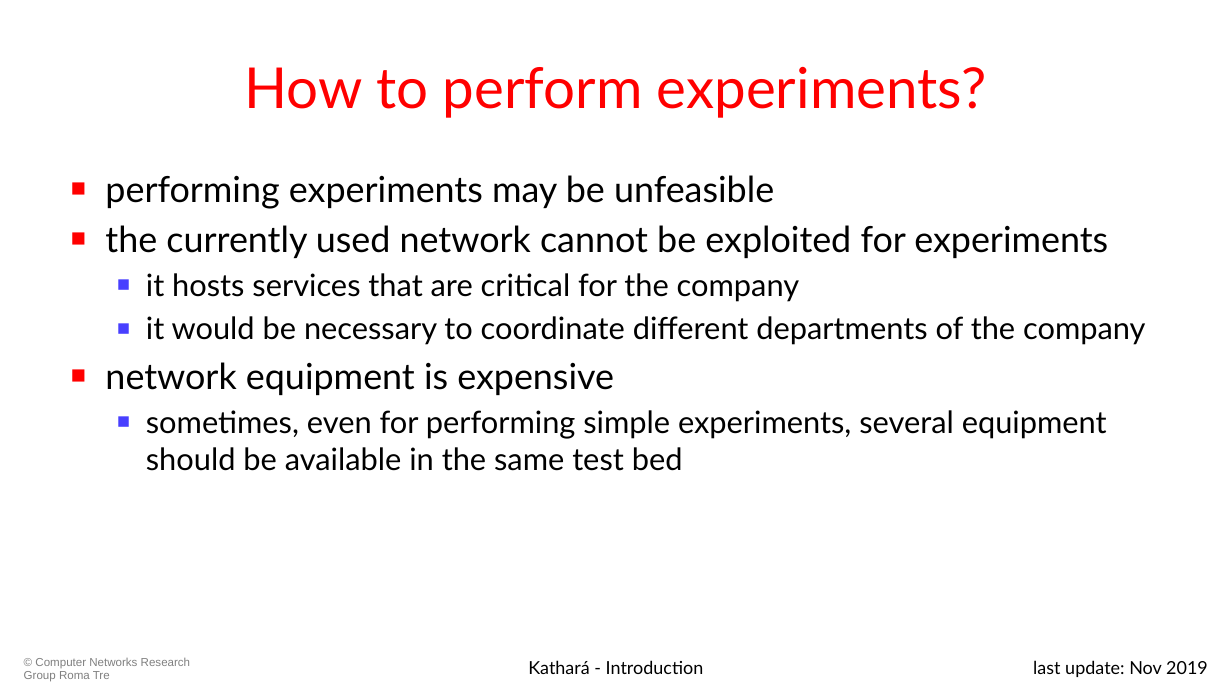
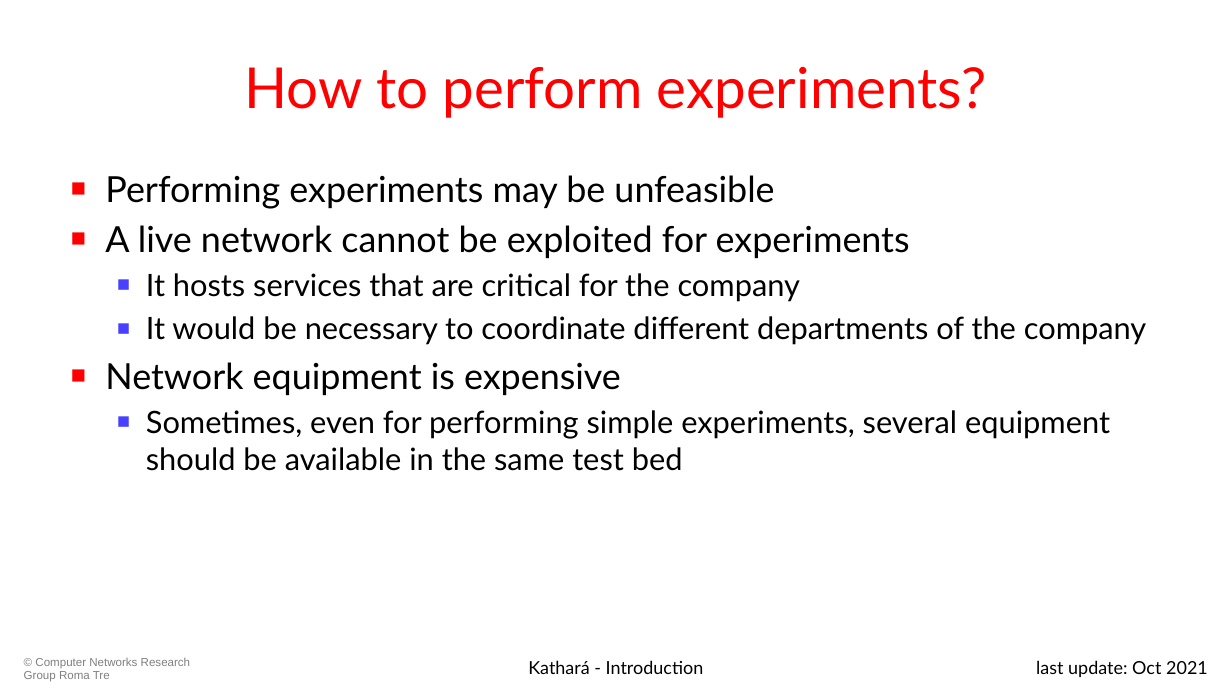
Before and after one commit to KatharaFramework/Kathara-Labs, a slide deck: slide 5 of 001-kathara-introduction.pptx (slide 4 before the commit). Drawn at 1232x693 pixels with LibreOffice and Linux fonts; fonts in the diff are those of the drawing. Boxes give left, top, right and bottom in pixels: in the first picture for what was removed or moved away, otherwise in the second. Text is boxed around its words. In the diff, an @@ line names an element or a change of style, - is before the commit and + after.

```diff
--- a/001-kathara-introduction.pptx
+++ b/001-kathara-introduction.pptx
@@ text at box(105, 175, 1146, 471): text changed @@
-■ performing experiments may be unfeasible
-■ the currently used network cannot be exploited for experiments
-  ■ it hosts services that are critical for the company
-  ■ it would be necessary to coordinate different departments of the company
-■ network equipment is expensive
-  ■ sometimes, even for performing simple experiments, several equipment should be available in the same test bed
+■ Performing experiments may be unfeasible
+■ A live network cannot be exploited for experiments
+  ■ It hosts services that are critical for the company
+  ■ It would be necessary to coordinate different departments of the company
+■ Network equipment is expensive
+  ■ Sometimes, even for performing simple experiments, several equipment should be available in the same test bed
@@ text at box(1036, 660, 1208, 677): text changed @@
-last update: Nov 2019
+last update: Oct 2021
```
Also in this commit, not shown: 28 other slides changed, 3 slides added, 9 other files.
